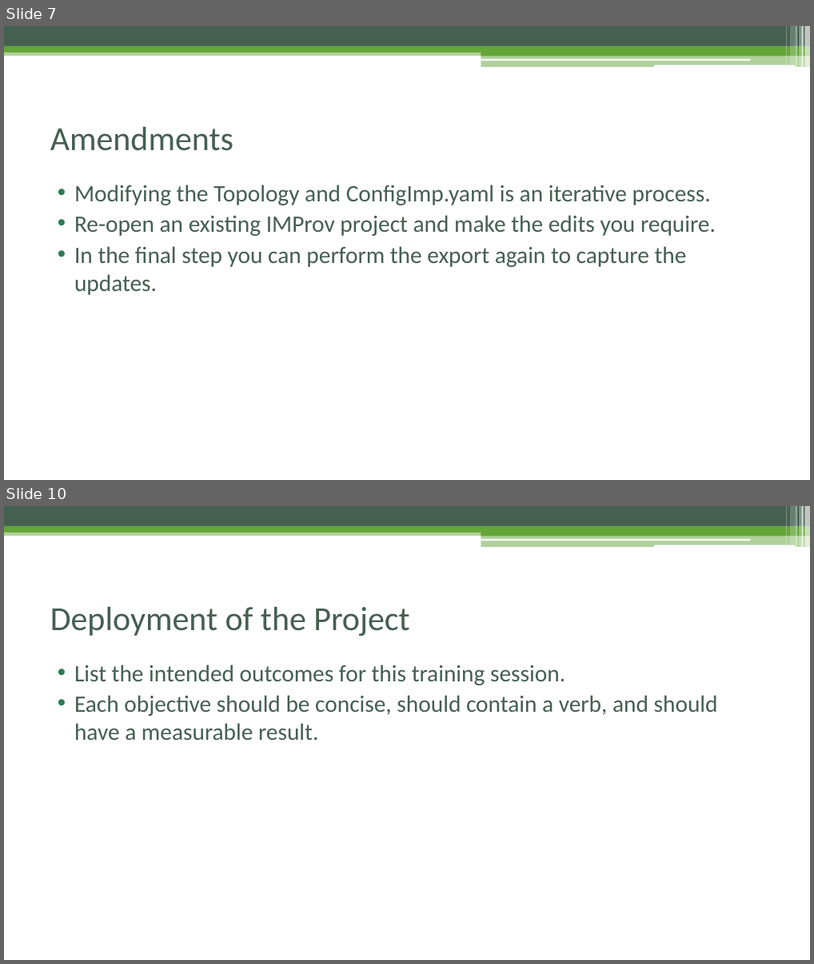
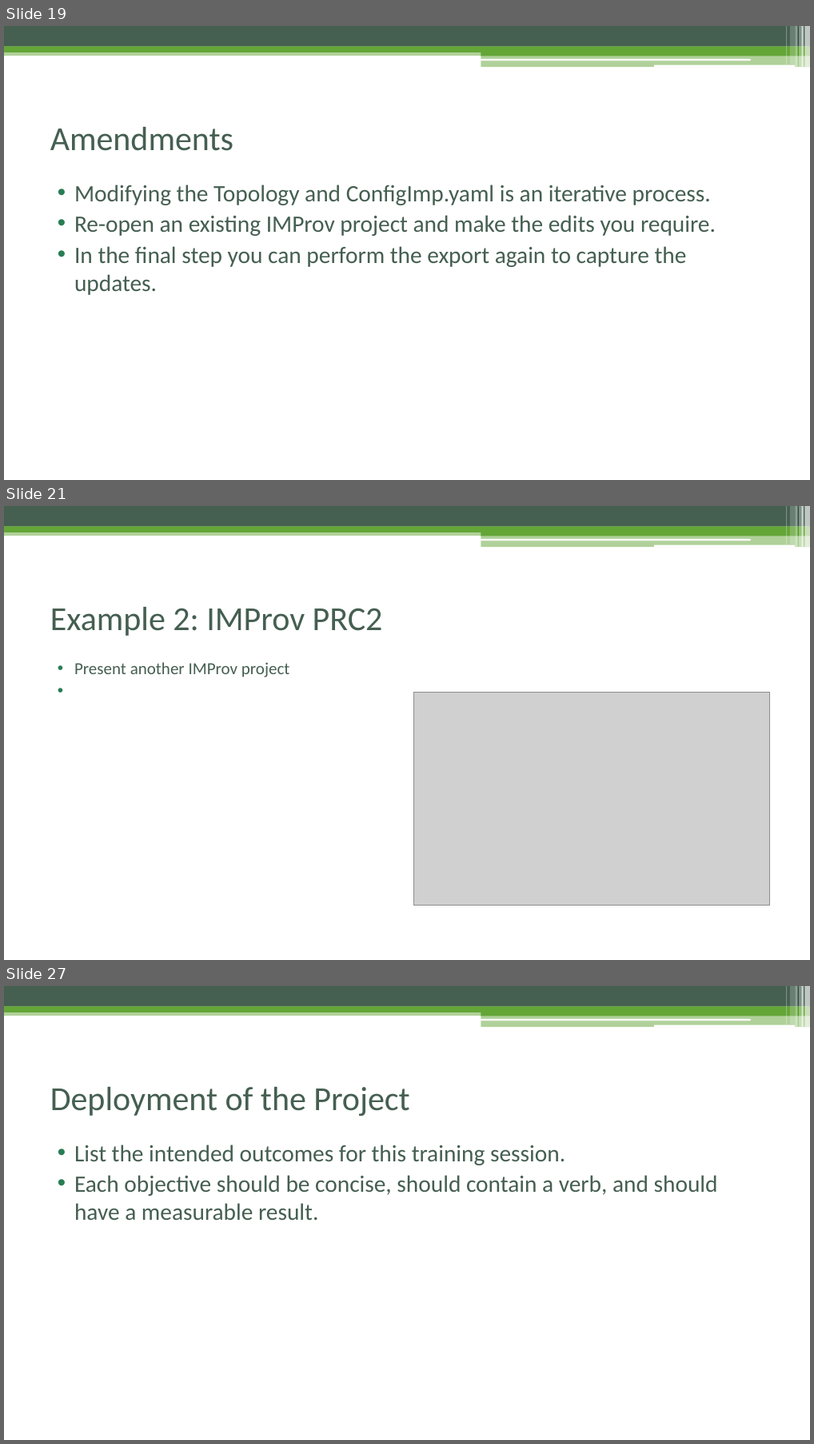
Before and after one commit to pellst/imp_msstudio_init, a slide deck: IMProv_project_prep.pptx. Shown one above the other, each under a label of ours: slides 7 and 10 before the commit, slides 19, 21 and 27 after it; the slides between them are not shown. The pictures are 814x964 and 814x1444 pixels, drawn with LibreOffice and Linux fonts; fonts in the diff are those of the drawing; grey boxes stand for pictures. Boxes give left, top, right and bottom in pixels: in the first picture for what was removed or moved away, otherwise in the second. Text is boxed around its words. In the diff, an @@ line names an element or a change of style, - is before the commit and + after.

```diff
--- a/IMProv_project_prep.pptx
+++ b/IMProv_project_prep.pptx
@@ slide 21 added at bbox=[4, 506, 810, 960], background #FFFFFF; not listed: 13 template elements that a slide beside it also shows @@
@@ title added at bbox=[50, 607, 383, 636], 40 pt, text #455F51 @@
+Example 2: IMProv PRC2
@@ text added at bbox=[74, 662, 290, 677], 20 pt, text #455F51 @@
+• Present another IMProv project
@@ picture added at bbox=[414, 692, 770, 904] @@
@@ what was slide 7 is now slide 19 @@
@@ what was slide 10 is now slide 27 @@
```
Also in this commit, not shown: 3 slides changed, 20 other slides added, 3 slides removed.
